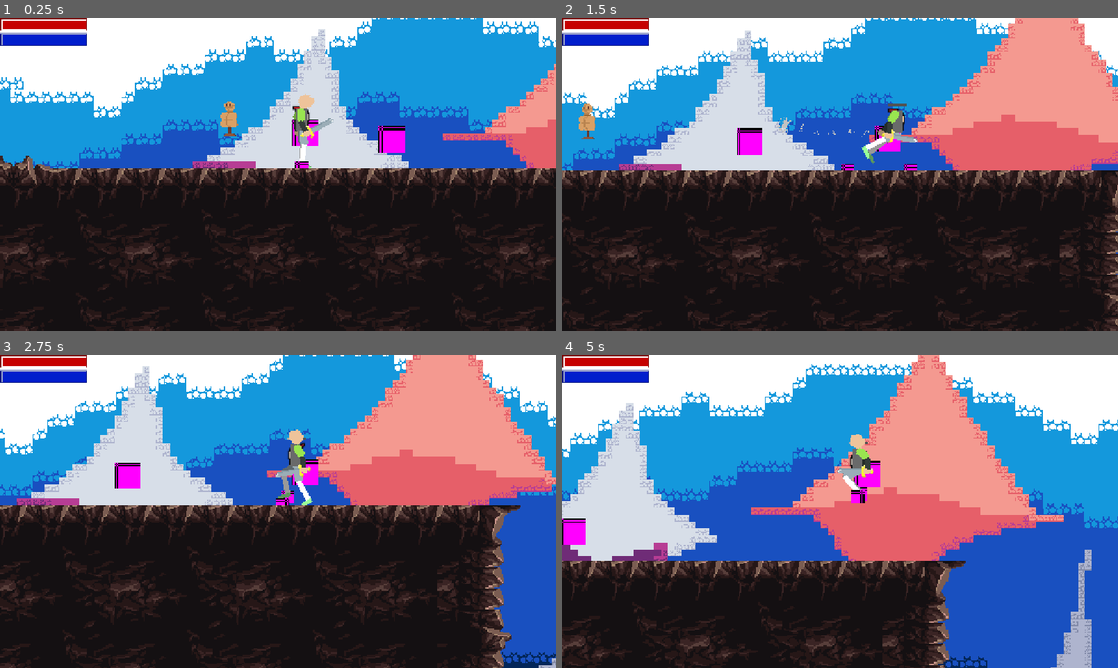
Above: before the commit, frames 1-4 (two rows, left to right).
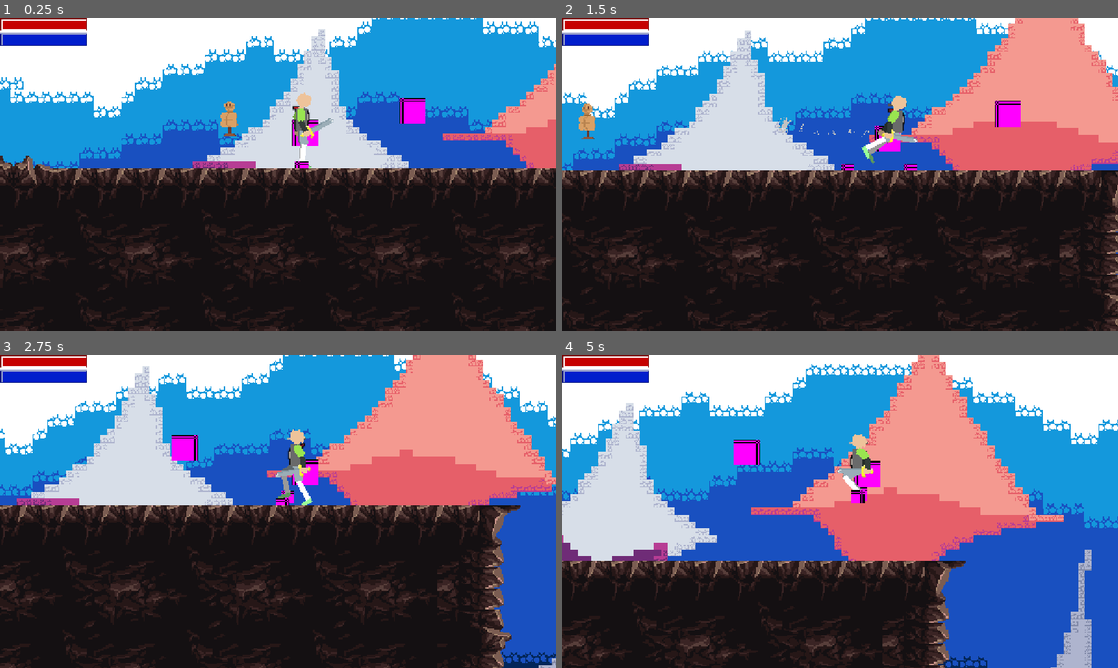
Above: after the commit, the same moments.

Repository: ToastedTeam/CaveGame
Game: Godot game, scene res://scenes/main/main.tscn
Two runs of this game, one before a commit and one after it. Both use one fixed random seed, a clock stepped at 60 frames per second and the inputs below. The engine's default icon, where the game draws it, is replaced by a stand-in: a white triangle on a blue panel in a dark square.
Inputs:
- Up to frame 1 (0.25 s): no input
- Up to frame 2 (1.5 s): tap Enter (ui_accept) at 0.5 s; hold Right (player_move_right) from 0.53 s (still down); tap A (player_attack) at 0.6 s; tap Up (player_jump) at 0.77 s; tap D (player_dash) at 1.35 s
- Up to frame 3 (2.75 s): tap Up (player_jump) at 1.52 s; release Right (player_move_right) at 2.03 s; hold Left (player_move_left) from 2.03 s (still down); tap A (player_attack) at 2.1 s
- Up to frame 4 (5 s): release Left (player_move_left) at 2.78 s; hold Right (player_move_right) 2.78-4.28 s; tap D (player_dash) at 2.85, 4.35 s; tap Up (player_jump) at 3.02, 3.77, 4.52 s; tap A (player_attack) at 3.6 s; hold Left (player_move_left) from 4.28 s (still down)

The runs differ from the first frame. In frame 1, 0.8% of the frame differs, in the area x 53-77%, y 23-44%; in frame 2, 0.9%, in the area x 31-83%, y 24-44%; in frame 3, 0.8%; in frame 4, 0.8%.

Commit message:
Make player look ahead of them always.

Diff:
--- a/scenes/main/main.tscn
+++ b/scenes/main/main.tscn
@@ -14,11 +14,11 @@
 [ext_resource type="Texture2D" uid="uid://bb0m10tlay88m" path="res://scenes/main/assets/world_tileset.png" id="9_ou6is"]
 [ext_resource type="PackedScene" uid="uid://dn52wlkh2g1wy" path="res://scenes/killzone/killzone.tscn" id="10_necax"]
 
+[sub_resource type="PlaceholderTexture2D" id="PlaceholderTexture2D_th5th"]
+size = Vector2(10, 10)
+
 [sub_resource type="PlaceholderTexture2D" id="PlaceholderTexture2D_blune"]
 size = Vector2(20, 20)
-
-[sub_resource type="PlaceholderTexture2D" id="PlaceholderTexture2D_th5th"]
-size = Vector2(10, 10)
 
 [sub_resource type="Resource" id="Resource_j3ovn"]
 script = ExtResource("4_ouso4")
@@ -47,7 +47,7 @@
 [sub_resource type="Resource" id="Resource_th5th"]
 script = ExtResource("4_ouso4")
 targetModificationName = "HeadLook"
-targetNodePath = NodePath("../PlayerIKAnimator/LookAt")
+targetNodePath = NodePath("targetPositions/LookAt")
 metadata/_custom_type_script = "uid://b7h0h8wdhf0ws"
 
 [sub_resource type="ShaderMaterial" id="ShaderMaterial_qtmoe"]
@@ -1686,12 +1686,6 @@
 animationPlayer = NodePath("../Player/targetPositions/Animation")
 maxFootDistanceFromTarget = 5
 
-[node name="LookAt" type="Marker2D" parent="PlayerIKAnimator"]
-position = Vector2(69, -19)
-
-[node name="Sprite2D" type="Sprite2D" parent="PlayerIKAnimator/LookAt"]
-texture = SubResource("PlaceholderTexture2D_blune")
-
 [node name="BFTarget" type="Marker2D" parent="PlayerIKAnimator"]
 
 [node name="Sprite2D" type="Sprite2D" parent="PlayerIKAnimator/BFTarget"]
@@ -1763,6 +1757,12 @@
 &"": SubResource("AnimationLibrary_gx6sm")
 }
 
+[node name="LookAt" type="Marker2D" parent="Player/targetPositions"]
+position = Vector2(85, -14)
+
+[node name="Sprite2D" type="Sprite2D" parent="Player/targetPositions/LookAt"]
+texture = SubResource("PlaceholderTexture2D_blune")
+
 [node name="Interface" parent="." instance=ExtResource("6_raeie")]
 
 [node name="TargetDummy" parent="." instance=ExtResource("7_hxu8e")]
